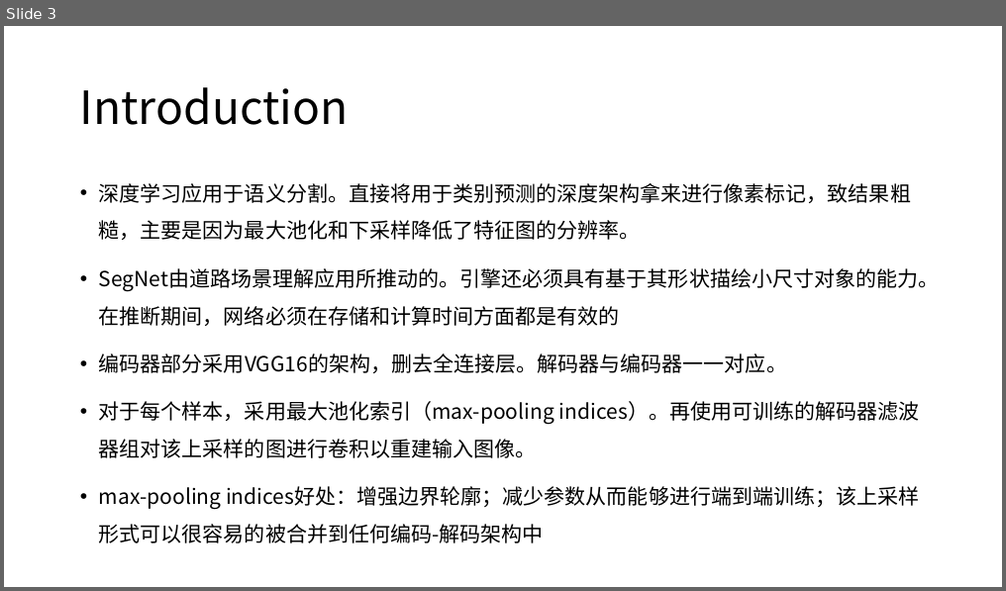
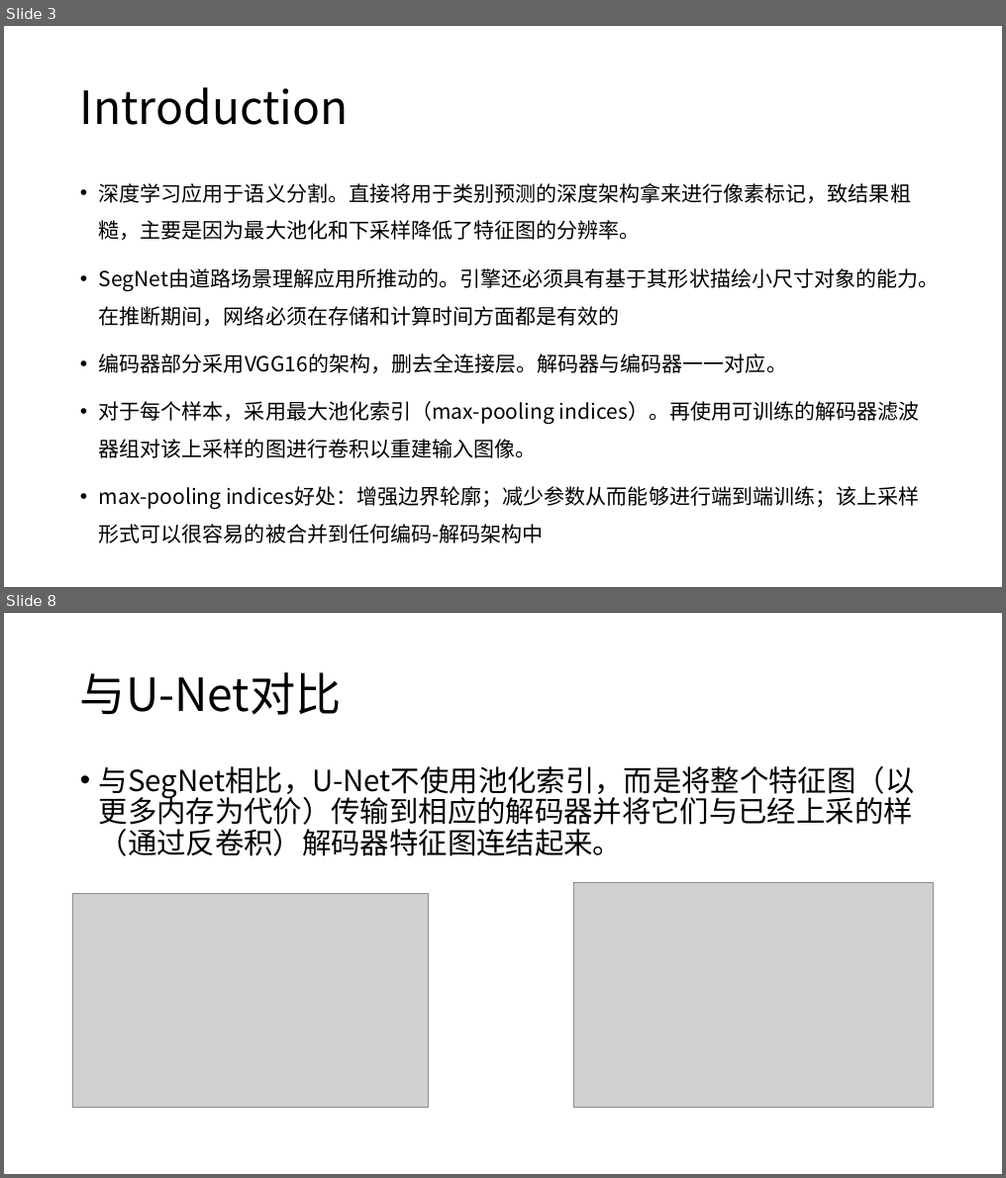
Before and after one commit to XianzhengWU/deeplearning_papernotes, a slide deck: w-第五次组会_2018.11.5.pptx. Shown one above the other, each under a label of ours: slide 3 before the commit, slides 3 and 8 after it; the slides between them are not shown. The pictures are 1006x591 and 1006x1178 pixels, drawn with LibreOffice and Linux fonts; fonts in the diff are those of the drawing; grey boxes stand for pictures. Boxes give left, top, right and bottom in pixels: in the first picture for what was removed or moved away, otherwise in the second. Text is boxed around its words. In the diff, an @@ line names an element or a change of style, - is before the commit and + after.

```diff
--- a/w-第五次组会_2018.11.5.pptx
+++ b/w-第五次组会_2018.11.5.pptx
@@ slide 8 added at (x1=4, y1=613, x2=1002, y2=1174), background #FFFFFF @@
@@ title added at (x1=80, y1=672, x2=342, y2=715), 44 pt, text #000000 @@
+与U-Net对比
@@ text added at (x1=99, y1=766, x2=915, y2=857), 28 pt, text #000000 @@
+• 与SegNet相比，U-Net不使用池化索引，而是将整个特征图（以更多内存为代价）传输到相应的解码器并将它们与已经上采的样（通过反卷积）解码器特征图连结起来。
@@ picture added at (x1=73, y1=894, x2=429, y2=1107) @@
@@ picture added at (x1=573, y1=883, x2=933, y2=1108) @@
```
Also in this commit, not shown: 23 other slides added, 6 slides removed, 5 other files.
